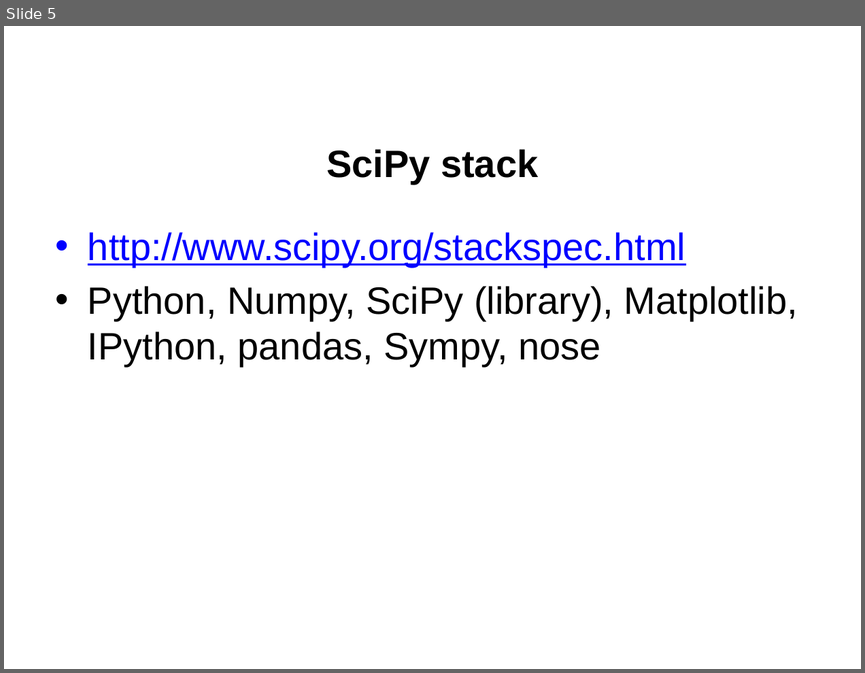
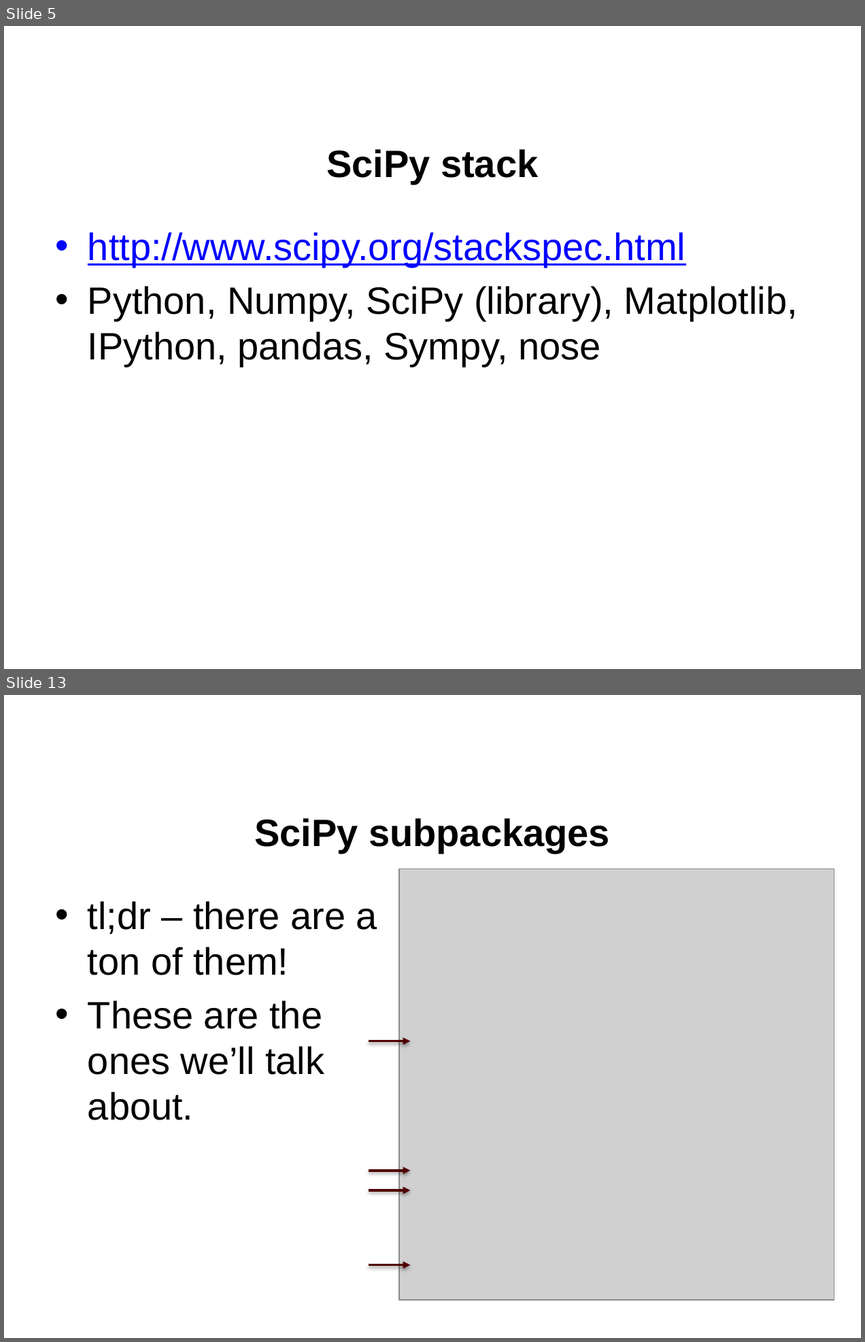
Before and after one commit to jgerity/talks, a slide deck: 2016/computing_workgroup/python_modules/python_scientific_modules.pptx. Shown one above the other, each under a label of ours: slide 5 before the commit, slides 5 and 13 after it; the slides between them are not shown. The pictures are 865x673 and 865x1342 pixels, drawn with LibreOffice and Linux fonts; fonts in the diff are those of the drawing; grey boxes stand for pictures; background and template pictures are left out. Boxes give left, top, right and bottom in pixels: in the first picture for what was removed or moved away, otherwise in the second. Text is boxed around its words. In the diff, an @@ line names an element or a change of style, - is before the commit and + after.

```diff
--- a/2016/computing_workgroup/python_modules/python_scientific_modules.pptx
+++ b/2016/computing_workgroup/python_modules/python_scientific_modules.pptx
@@ slide 13 added at bbox=[4, 695, 861, 1338], background picture (left out) @@
@@ title added at bbox=[254, 818, 610, 853], 32 pt, text #000000, bold @@
+SciPy subpackages
@@ picture added at bbox=[399, 869, 834, 1300] @@
@@ text added at bbox=[88, 901, 377, 1120], 32 pt, text #000000 @@
+• tl;dr – there are a ton of them!
+• These are the ones we’ll talk about.
@@ arrow added from (368, 1041) to (410, 1041), #500000 2 pt @@
@@ arrow added from (368, 1170) to (410, 1170), #500000 2 pt @@
@@ arrow added from (368, 1190) to (410, 1190), #500000 2 pt @@
@@ arrow added from (368, 1265) to (410, 1265), #500000 2 pt @@
```
Also in this commit, not shown: 7 slides changed, 10 other slides added, 2 slides removed.
